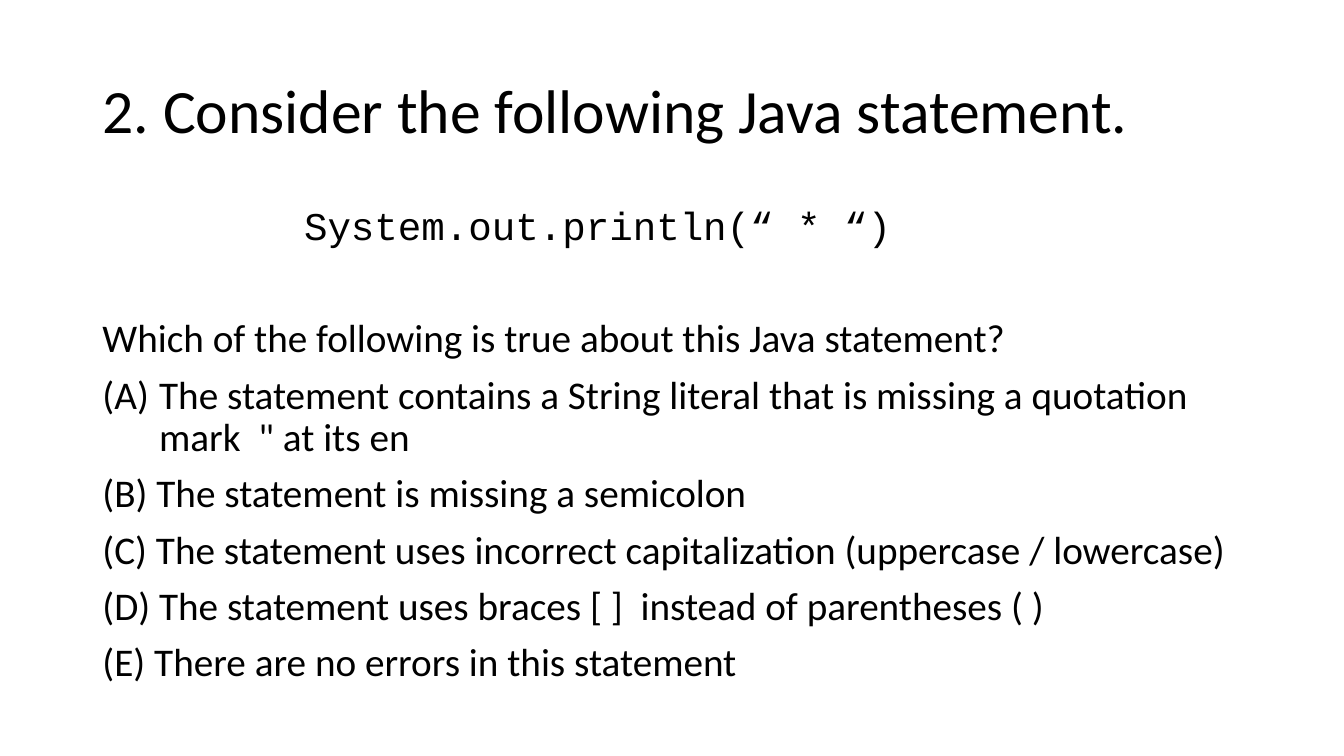
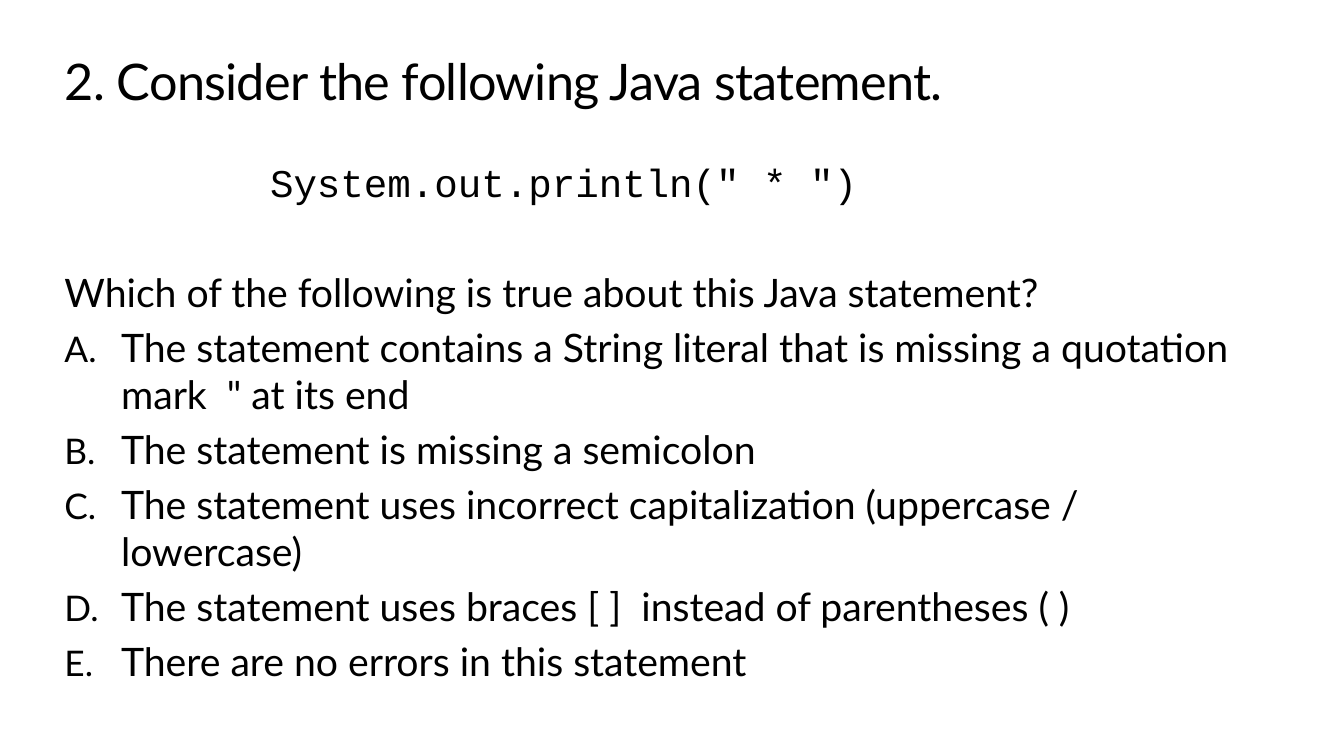
Before and after one commit to TEALSK12/apcsa-public, a slide deck: slide 5 of curriculum/Unit2/Unit2.pptx. Drawn at 1344x756 pixels with LibreOffice and Linux fonts; fonts in the diff are those of the drawing; background and template pictures are left out. Boxes give left, top, right and bottom in pixels: in the first picture for what was removed or moved away, otherwise in the second. Text is boxed around its words. In the diff, an @@ line names an element or a change of style, - is before the commit and + after.

```diff
--- a/curriculum/Unit2/Unit2.pptx
+++ b/curriculum/Unit2/Unit2.pptx
@@ title "2. Consider the following Java ...": place and size @@
-title "2. Consider the following Java ..." at [102,90,1128,144]
+title "2. Consider the following Java ..." at [65,63,943,109]
@@ title "2. Consider the following Java ..." at [65,63,943,109]: size 44 to 36 pt, font Calibri to Lato, letter spacing 0 to -0.5 pt; line spacing 0.9 to 1; vertical alignment middle to top @@
@@ text "System.out.println(" * ")": place and size @@
-text "System.out.println(" * ")" at [102,212,1224,682]
+text "System.out.println(" * ")" at [64,169,1228,677]
@@ text at [270,169,740,205]: text changed @@
-System.out.println(“ * “)
+System.out.println(" * ")
@@ text at [64,278,1039,314]: font Calibri to Lato in "Which of the following is true about ..."; line spacing 0.9 to 1; less space between paragraphs @@
@@ text at [121,333,1228,677]: text changed; font Calibri to Lato @@
-1. The statement contains a String literal that is missing a quotation mark " at its en
-(B) The statement is missing a semicolon
-(C) The statement uses incorrect capitalization (uppercase / lowercase)
-(D) The statement uses braces [ ] instead of parentheses ( )
-(E) There are no errors in this statement
+A. The statement contains a String literal that is missing a quotation mark " at its end
+B. The statement is missing a semicolon
+C. The statement uses incorrect capitalization (uppercase / lowercase)
+D. The statement uses braces [ ] instead of parentheses ( )
+E. There are no errors in this statement
```
Also in this commit, not shown: 75 other slides changed, 35 slides added, 7 slides removed.
